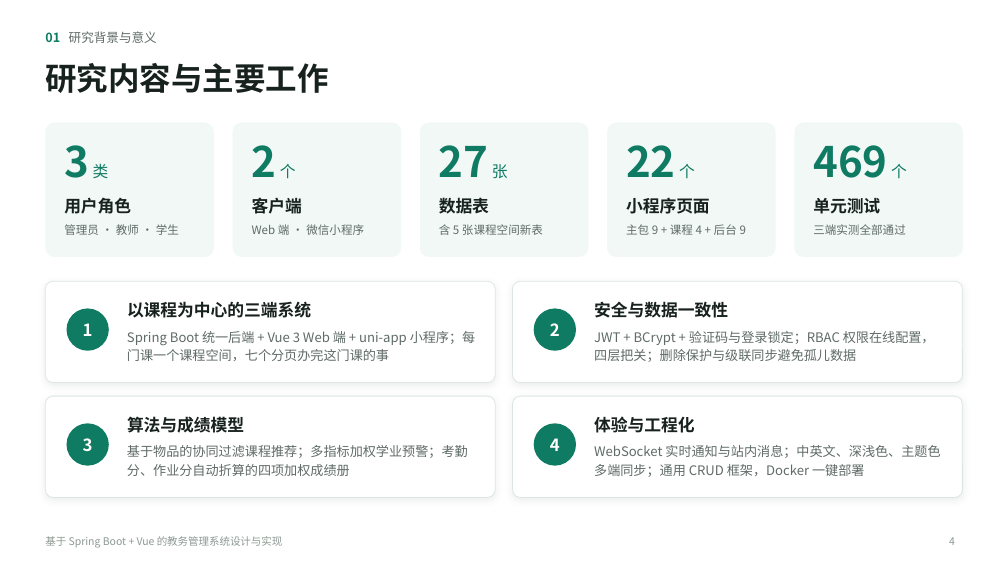
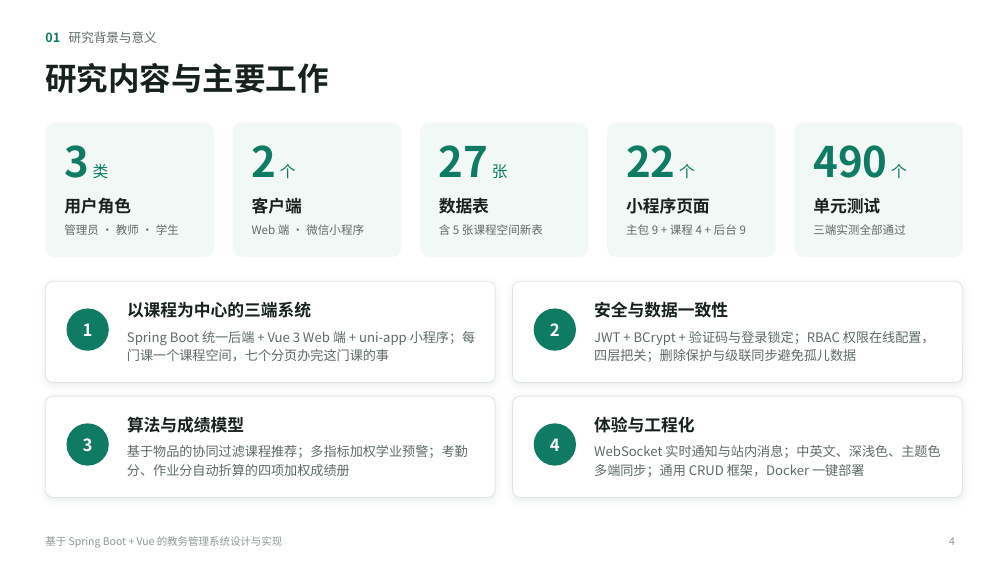
Before and after one commit to waitrain72-byte/education-admin-system, a slide deck: slide 4 of docs/教务管理系统-毕业答辩.pptx. Drawn at 1008x567 pixels with LibreOffice and Linux fonts; fonts in the diff are those of the drawing. Boxes give left, top, right and bottom in pixels: in the first picture for what was removed or moved away, otherwise in the second. Text is boxed around its words. In the diff, an @@ line names an element or a change of style, - is before the commit and + after.

```diff
--- a/docs/教务管理系统-毕业答辩.pptx
+++ b/docs/教务管理系统-毕业答辩.pptx
@@ text at (813, 145, 907, 179): text changed @@
-469 个
+490 个
```
Also in this commit, not shown: 3 other slides changed, 17 other files.
